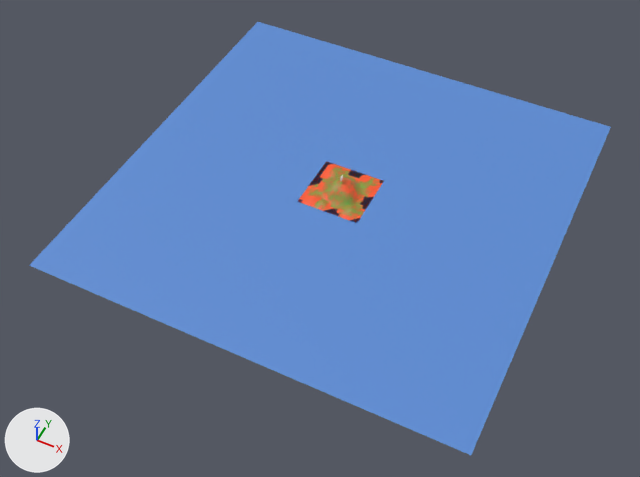
One commit to the Blender file assets/tile1/tiles_m.blend: the scene before it, then after it.
The view is the same before and after, from a camera (50 mm lens) standing at (121.0, -263.0, 291.0) and looking at (0.0, -21.0, -12.0). Every picture has the same lights, and +X, +Y and +Z are marked at lower left.

Names of what the first picture shows: 'Ocean', 'Tile1', 'Tile3'.
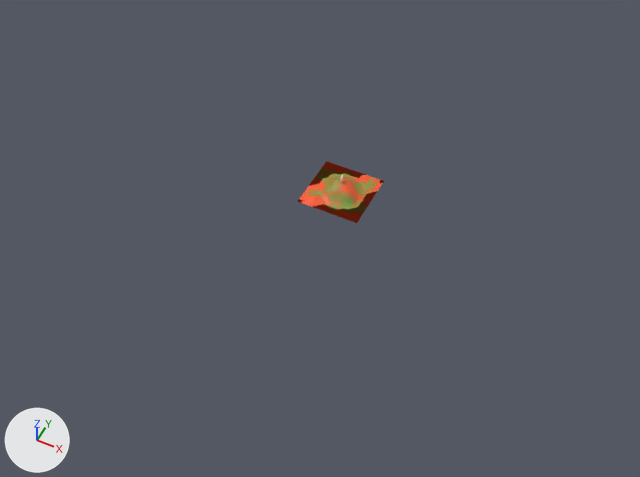
Pixel boxes (x1, y1, x2, y2) of what changed, in the pictures (640 x 477 px):
'Ocean', hidden (blue): before (29, 22, 611, 455)
'Tile3', hidden: before (303, 164, 381, 220)
'Tile2', unchanged, uncovered by the edit: before (298, 161, 382, 223); after (297, 161, 384, 223)

The change in detail:
Object 'Tile3' (ob_tile3) is now hidden.
Object 'Ocean' (ob_ocean) is now hidden.
